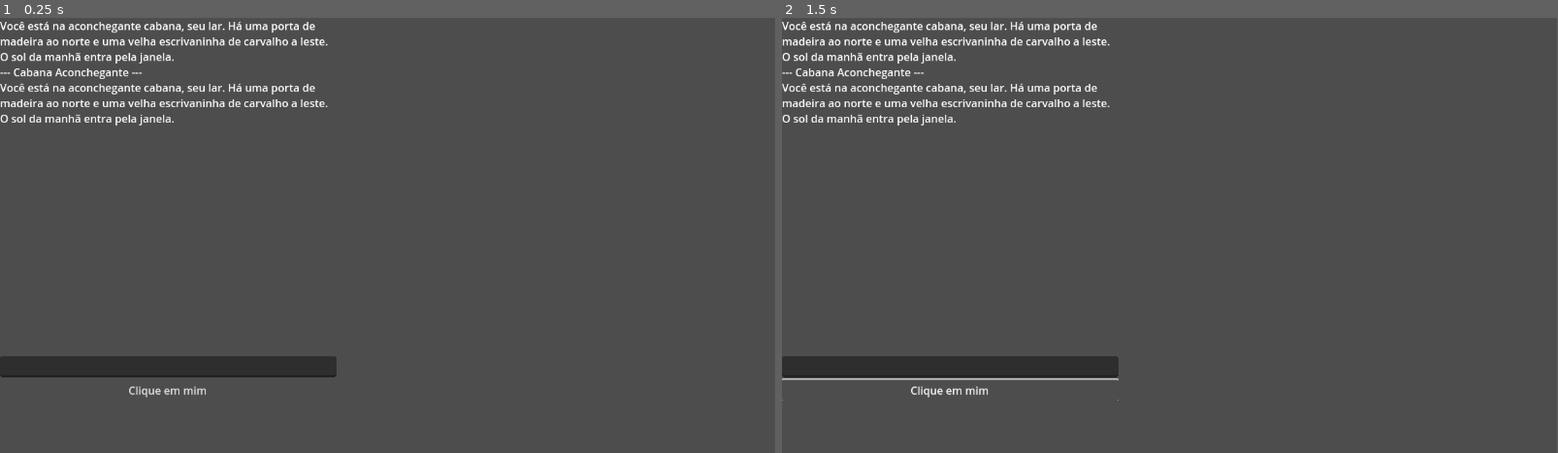
Above: before the commit, frames 1-2 (left to right).
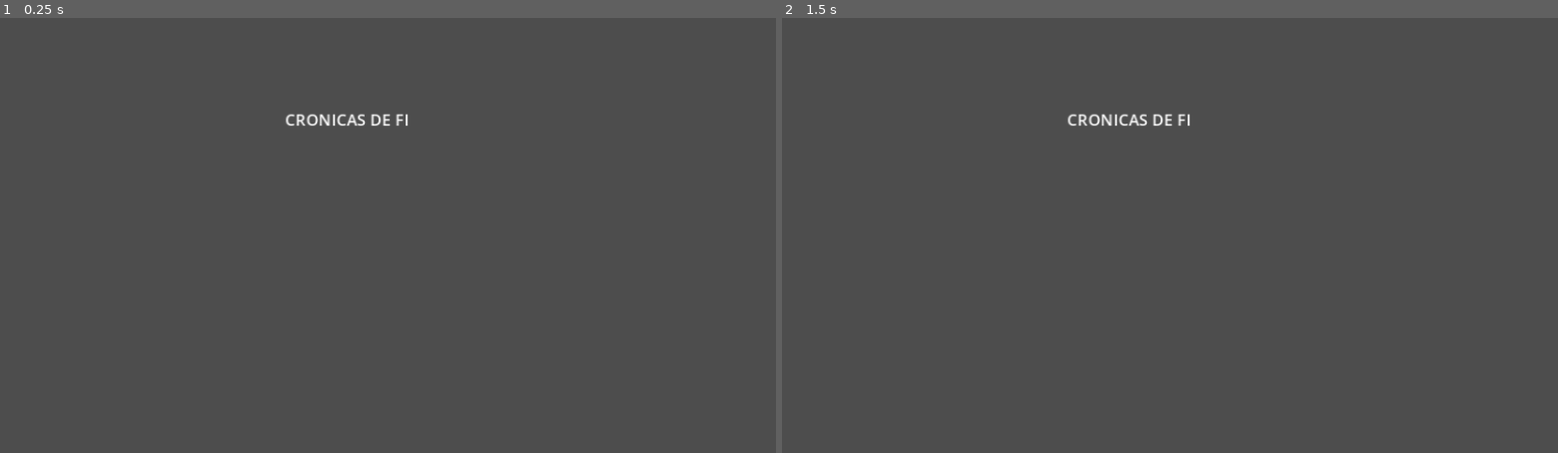
Above: after the commit, the same moments.

Repository: MarcusVinici271/pa_interactive_fiction
Game: Godot game, scene res://GameManager.tscn
The game is run twice, just before and just after one commit, with the same random seed, the same clock (stepped at 60 frames per second) and the same inputs.
Inputs (mouse positions are in pixels of both pictures, inside the frame that each line leads up to):
- Up to frame 1 (0.25 s): no input
- Up to frame 2 (1.5 s): click (952, 392) at 0.5 s, where only the run before the commit has a clickable "Clique em mim"; click (952, 392) at 1.25 s, where only the run before the commit has a clickable "Clique em mim"
In our replay, the window is 799x449 before the commit and 800x449 after it. These sizes can differ from the game's own. Grey fills any space a smaller window leaves; there, only what the larger window draws over its background counts as a difference.

The runs differ from the first frame. In frame 1, 4.6% of the frame differs, in the area x 0-53%, y 0-88%; in frame 2, 4.8%.

Commit message:
atualização 23/10/2025

Diff:
--- a/GameManager.gd
+++ b/GameManager.gd
@@ -1,52 +1,9 @@
 extends Control
+const MAPA_SALAS_DADOS = preload("res://mapa_salas.gd")
+const MAPA_DE_DADOS_SALAS = MAPA_SALAS_DADOS.SALAS
 
-var sala_id_atual = "cabana_aconchegante"
 
-var SALAS = {
-	"cabana_aconchegante": {
-		"nome": "Cabana Aconchegante",
-		"descricao": "Você está na aconchegante cabana, seu lar. Há uma porta de madeira ao norte e uma velha escrivaninha de carvalho a leste. O sol da manhã entra pela janela.",
-		"saidas": {
-			"norte": "clareira_ensolarada",
-			"leste": "escrivaninha"
-		}
-	},
-
-	"clareira_ensolarada": {
-		"nome": "Clareira Ensolarada",
-		"descricao": "Você sai da cabana e encontra um claro ensolarado. O cheiro de pinho está forte no ar. A cabana fica ao sul, e você vê uma trilha larga seguindo para o oeste.",
-		"saidas": {
-			"sul": "cabana_aconchegante",
-			"oeste": "trilha_estreita"
-		}
-	},
-
-	"trilha_estreita": {
-		"nome": "Trilha Estreita",
-		"descricao": "A trilha fica mais escura e estreita à medida que a floresta se fecha sobre você. Você ouve o som de água corrente à distância, ao norte. A clareira ensolarada está a leste.",
-		"saidas": {
-			"leste": "clareira_ensolarada",
-			"norte": "cascata_escondida"
-		}
-	},
-
-	"cascata_escondida": {
-		"nome": "Cascata Escondida",
-		"descricao": "Você chega a uma pequena cascata escondida, onde a água desce sobre rochas cobertas de musgo. Há um nicho sombrio atrás da água. A trilha continua, subindo íngreme, a oeste.",
-		"saidas": {
-			"sul": "trilha_estreita",
-			"oeste": "topo_do_penhasco"
-		}
-	},
-
-	"topo_do_penhasco": {
-		"nome": "Topo do Penhasco",
-		"descricao": "O vento chicoteia em seu rosto. Você está no topo de um penhasco rochoso, com uma vista deslumbrante da floresta abaixo. Você não pode ir mais longe a oeste ou norte.",
-		"saidas": {
-			"leste": "cascata_escondida",
-		}
-	}
-}
+var sala_id_atual = "inicio"
 
 var javascript_bridge_available = false
 
@@ -62,9 +19,9 @@
 	carregar_sala(sala_id_atual)
 
 func carregar_sala(novo_id: String):
-	if SALAS.has(novo_id):
+	if MAPA_DE_DADOS_SALAS.has(novo_id):
 		sala_id_atual = novo_id
-		var nova_sala = SALAS[novo_id]
+		var nova_sala = MAPA_DE_DADOS_SALAS[novo_id]
 
 		var texto_completo = "--- " + nova_sala.nome + " ---\n" + nova_sala.descricao
 		exibir_texto("\n" + texto_completo)
@@ -88,7 +45,7 @@
 	var comando_limpo = comando.to_lower().strip_edges()
 	var palavras = comando_limpo.split(" ")
 	var resposta = "Comando não reconhecido."
-	var sala_data = SALAS[sala_id_atual]
+	var sala_data = MAPA_DE_DADOS_SALAS[sala_id_atual]
 
 	var direcao = ""
 
@@ -120,7 +77,7 @@
 	if direcao != "":
 		var id_destino = sala_data.saidas[direcao]
 
-		if SALAS.has(id_destino):
+		if MAPA_DE_DADOS_SALAS.has(id_destino):
 			carregar_sala(id_destino)
 			return
 		else:
--- a/GameManager.tscn
+++ b/GameManager.tscn
@@ -1,29 +1,40 @@
 [gd_scene load_steps=2 format=3 uid="uid://c6mnkysrpypgd"]
 
-[ext_resource type="Script" uid="uid://bd1v37g472s4u" path="res://GameManager.gd" id="1_p13vs"]
+[ext_resource type="Script" uid="uid://bk8abud6qsn3b" path="res://mapa_salas.gd" id="1_p13vs"]
 
 [node name="GameManager" type="Control"]
 layout_mode = 3
-anchors_preset = 0
-offset_right = 40.0
-offset_bottom = 40.0
+anchor_right = 0.82600003
+anchor_bottom = 1.0
+offset_left = 6.0
+offset_right = -0.552063
 script = ExtResource("1_p13vs")
 
 [node name="VBoxContainer" type="VBoxContainer" parent="."]
 clip_contents = true
-layout_mode = 0
-offset_right = 40.0
-offset_bottom = 40.0
+custom_minimum_size = Vector2(600, 600)
+layout_mode = 1
+anchors_preset = -1
+anchor_right = 0.82100004
+anchor_bottom = 0.89500004
+offset_left = 176.0
+offset_top = 24.0
+offset_right = -190.64111
+offset_bottom = -185.97504
 alignment = 1
 
 [node name="TextoPrincipal" type="RichTextLabel" parent="VBoxContainer"]
-custom_minimum_size = Vector2(500, 500)
+custom_minimum_size = Vector2(400, 400)
 layout_mode = 2
+size_flags_horizontal = 4
+size_flags_vertical = 4
 bbcode_enabled = true
-text = "Você está na aconchegante cabana, seu lar. Há uma porta de madeira ao norte e uma velha escrivaninha de carvalho a leste. O sol da manhã entra pela janela."
+text = "CRONICAS DE FI"
+fit_content = true
 
 [node name="EntradaComando" type="LineEdit" parent="VBoxContainer"]
 layout_mode = 2
+focus_mode = 3
 
 [node name="BotaoFalar" type="Button" parent="VBoxContainer"]
 layout_mode = 2
--- /dev/null
+++ b/index.manifest.json
@@ -0,0 +1 @@
+{"background_color":"#000000","display":"standalone","icons":[{"sizes":"144x144","src":"index.144x144.png","type":"image/png"},{"sizes":"180x180","src":"index.180x180.png","type":"image/png"},{"sizes":"512x512","src":"index.512x512.png","type":"image/png"}],"name":"Cronicas_FI","orientation":"any","start_url":"./index.html"}
--- /dev/null
+++ b/mapa_salas.gd
@@ -0,0 +1,56 @@
+extends Node
+class_name mapa_salas
+
+const SALAS = {
+	"inicio": {
+		"nome": "Cama",
+		"descricao": "Esse é o inico de sua jornada. Para começar digite inicio",
+		"saidas": {
+			"inicio": "cabana_aconchegante",
+		}
+	},
+
+	"cabana_aconchegante": {
+		"nome": "Cabana Aconchegante",
+		"descricao": "Você está na aconchegante cabana, seu lar. Há uma porta de madeira ao norte e uma velha escrivaninha de carvalho a leste. O sol da manhã entra pela janela.",
+		"saidas": {
+			"norte": "clareira_ensolarada",
+			"leste": "escrivaninha"
+		}
+	},
+
+	"clareira_ensolarada": {
+		"nome": "Clareira Ensolarada",
+		"descricao": "Você sai da cabana e encontra um claro ensolarado. O cheiro de pinho está forte no ar. A cabana fica ao sul, e você vê uma trilha larga seguindo para o oeste.",
+		"saidas": {
+			"sul": "cabana_aconchegante",
+			"oeste": "trilha_estreita"
+		}
+	},
+
+	"trilha_estreita": {
+		"nome": "Trilha Estreita",
+		"descricao": "A trilha fica mais escura e estreita à medida que a floresta se fecha sobre você. Você ouve o som de água corrente à distância, ao norte. A clareira ensolarada está a leste.",
+		"saidas": {
+			"leste": "clareira_ensolarada",
+			"norte": "cascata_escondida"
+		}
+	},
+
+	"cascata_escondida": {
+		"nome": "Cascata Escondida",
+		"descricao": "Você chega a uma pequena cascata escondida, onde a água desce sobre rochas cobertas de musgo. Há um nicho sombrio atrás da água. A trilha continua, subindo íngreme, a oeste.",
+		"saidas": {
+			"sul": "trilha_estreita",
+			"oeste": "topo_do_penhasco"
+		}
+	},
+
+	"topo_do_penhasco": {
+		"nome": "Topo do Penhasco",
+		"descricao": "O vento chicoteia em seu rosto. Você está no topo de um penhasco rochoso, com uma vista deslumbrante da floresta abaixo. Você não pode ir mais longe a oeste ou norte.",
+		"saidas": {
+			"leste": "cascata_escondida",
+		}
+	}
+}
--- a/project.godot
+++ b/project.godot
@@ -8,6 +8,10 @@
 
 config_version=5
 
+[accessibility]
+
+general/accessibility_support=1
+
 [application]
 
 config/name="Cronicas_FI"
@@ -15,6 +19,12 @@
 config/features=PackedStringArray("4.5", "GL Compatibility")
 config/icon="res://icon.svg"
 
+[display]
+
+window/size/initial_position=Vector2i(50, 50)
+window/stretch/mode="canvas_items"
+window/stretch/scale=1.5
+
 [rendering]
 
 renderer/rendering_method="gl_compatibility"
Not shown, changed: export_presets.cfg
Binary file added: index.144x144.png
Not shown, added: index.144x144.png.import
Binary file added: index.180x180.png
Not shown, added: index.180x180.png.import
Binary file added: index.512x512.png
Not shown, added: index.512x512.png.import
Binary file added: index.apple-touch-icon.png
Not shown, added: index.apple-touch-icon.png.import
Binary file added: index.icon.png
Not shown, added: index.icon.png.import
Binary file added: index.png
(and 11 more such lines)
